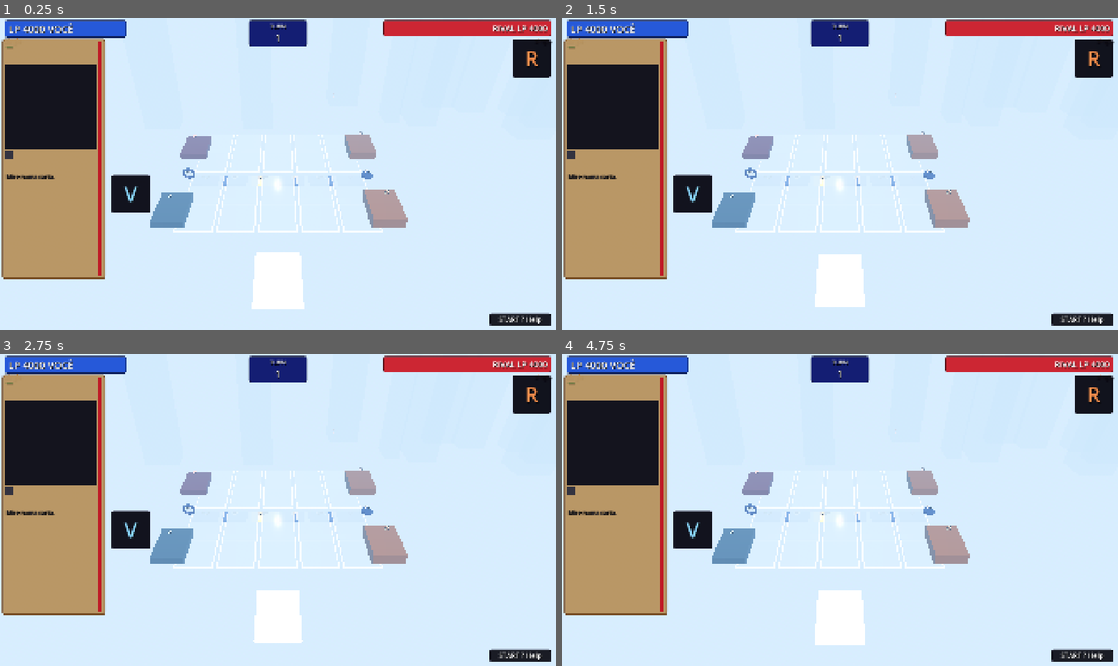
Above: before the commit, frames 1-4 (two rows, left to right).
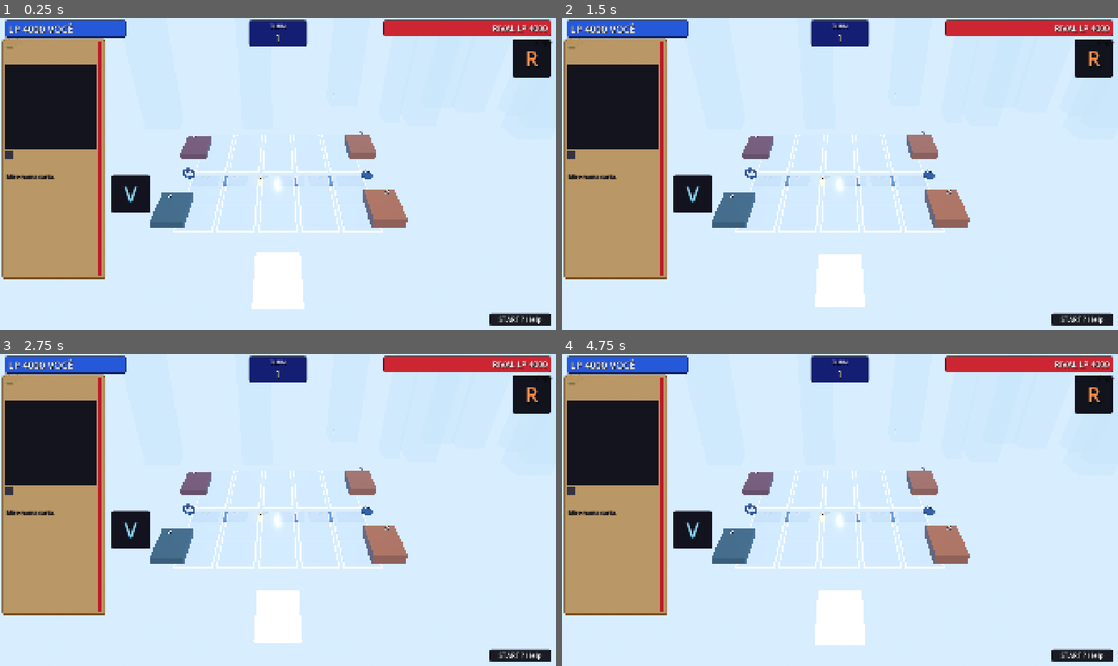
Above: after the commit, the same moments.

Repository: joeyviciousfake-netizen/Astralis
Game: Godot game, scene res://duel3d/mesa_3d.tscn
The game is run twice, just before and just after one commit, with the same random seed, the same clock (stepped at 60 frames per second) and the same inputs.
Inputs (mouse positions are in pixels of both pictures, inside the frame that each line leads up to):
- Up to frame 1 (0.25 s): no input
- Up to frame 2 (1.5 s): tap Enter at 0.5 s; move the mouse to (962, 158) at 0.52 s; hold Shift 0.53-1.25 s; click (962, 158) at 0.67 s; tap Space at 1.25 s; drag from (728, 189) to (812, 236) at 1.27 s
- Up to frame 3 (2.75 s): tap Enter at 2 s; move the mouse to (333, 441) at 2.02 s; tap Ctrl at 2.1 s; click (333, 441) at 2.17 s
- Up to frame 4 (4.75 s): tap Space at 2.75, 4.25 s; drag from (812, 572) to (673, 463) at 2.77 s; tap Enter at 3.5 s; move the mouse to (1006, 556) at 3.52 s; tap Alt at 3.6 s; click (1006, 556) at 3.67 s; drag from (673, 463) to (756, 432) at 4.27 s

The runs differ from the first frame. In frame 1, 2.4% of the frame differs, in the area x 27-74%, y 36-68%; in frame 2, 2.4%; in frame 3, 2.4%; in frame 4, 2.4%.

Commit message:
runtime: tira filtro azul (ambient neutro + fog leve)

Diff:
--- a/astralis/duel3d/mesa_3d.gd
+++ b/astralis/duel3d/mesa_3d.gd
@@ -281,12 +281,15 @@
 	ceu.sky_material = mat_ceu
 	env.background_mode = Environment.BG_SKY
 	env.sky = ceu
-	env.ambient_light_source = Environment.AMBIENT_SOURCE_SKY
-	env.ambient_light_energy = 0.9
+	# Ambient NEUTRO e baixo (o céu azul ficava como filtro azul sobre
+	# campo e cartas): o céu é só FUNDO, a luz do campo é branca.
+	env.ambient_light_source = Environment.AMBIENT_SOURCE_COLOR
+	env.ambient_light_color = Color(0.62, 0.62, 0.66)
+	env.ambient_light_energy = 0.45
 	env.tonemap_mode = Environment.TONE_MAPPER_ACES
 	env.fog_enabled = true
 	env.fog_light_color = Color(0.65, 0.82, 1.0)
-	env.fog_density = 0.015
+	env.fog_density = 0.004
 	we.environment = env
 	add_child(we)
 	_construir_cenario_ceu()
